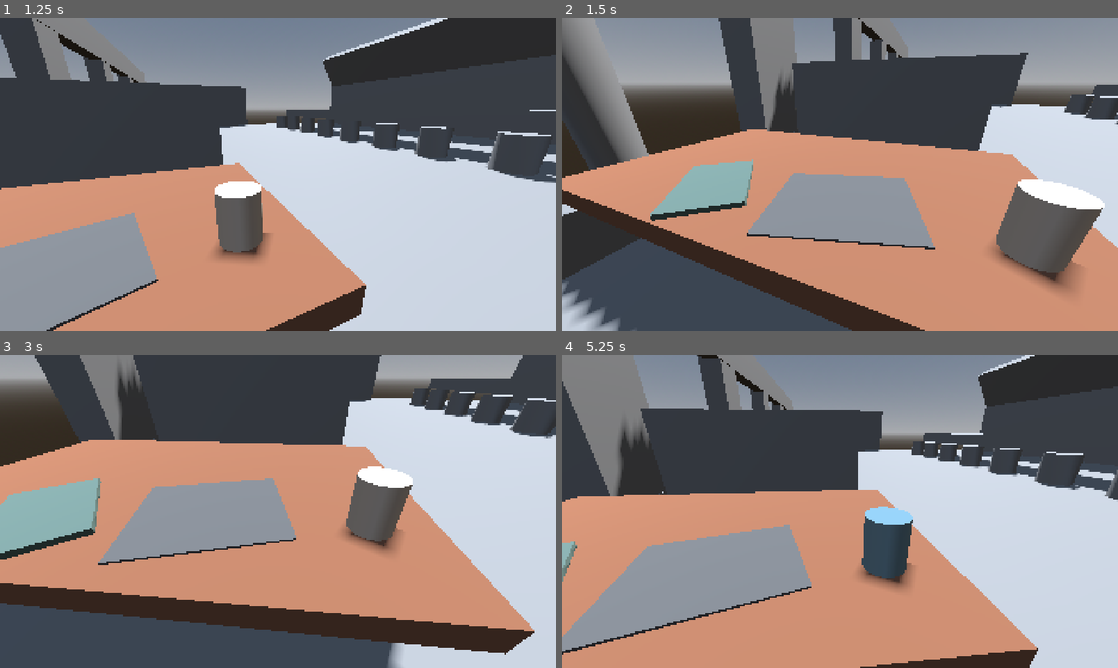
Above: before the commit, frames 1-4 (two rows, left to right).
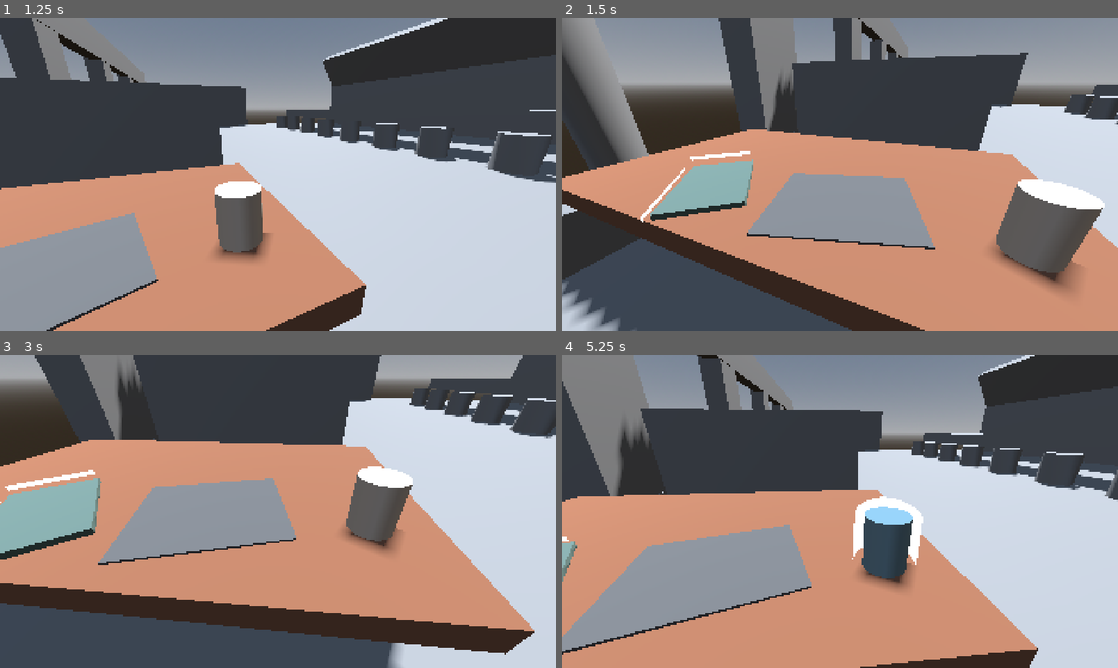
Above: after the commit, the same moments.

Repository: ShadowFlame-EthanG/comfy_autumn_jam_2026
Game: Godot game, scene res://Scenes/diner.tscn
Same seed, same stepped clock (60 frames per second), same inputs: the game is played once before the commit and once after it.
Inputs (mouse positions are in pixels of both pictures, inside the frame that each line leads up to):
- Up to frame 1 (1.25 s): tap Enter at 0.5 s; move the mouse to (400, 158) at 0.52 s; click (400, 158) at 0.67 s
- Up to frame 2 (1.5 s): tap Space at 1.25 s; move the mouse to (728, 190) at 1.27 s; click (728, 190) at 1.42 s
- Up to frame 3 (3 s): tap Enter at 2 s; move the mouse to (333, 442) at 2.02 s; click (333, 442) at 2.17 s; tap Space at 2.75 s; move the mouse to (250, 574) at 2.77 s; click (250, 574) at 2.92 s
- Up to frame 4 (5.25 s): tap Enter at 3.5 s; move the mouse to (1006, 558) at 3.52 s; click (1006, 558) at 3.67 s; tap Space at 4.25 s; move the mouse to (673, 464) at 4.27 s; click (673, 464) at 4.42 s; move the mouse to (867, 511) at 5.02 s; click (867, 511) at 5.17 s

Frame 1 is identical in both runs. In frame 2, 0.2% of the frame differs, in the area x 14-34%, y 42-66%; in frame 3, 0.2%; in frame 4, 0.8%, in the area x 0-65%, y 45-68%.

Commit message:
Fixed highlighting!

Diff:
--- a/comfy-autumn-jam-noire/Materials/selection.tres
+++ b/comfy-autumn-jam-noire/Materials/selection.tres
@@ -1,5 +1,14 @@
-[gd_resource type="StandardMaterial3D" format=3 uid="uid://b2ut5iouwuujc"]
+[gd_resource type="ShaderMaterial" format=3 uid="uid://b2ut5iouwuujc"]
+
+[ext_resource type="Shader" uid="uid://dr18eef5xx7c" path="res://Materials/Outline.tres" id="1_q3qwi"]
+
+[sub_resource type="StandardMaterial3D" id="StandardMaterial3D_q3qwi"]
+transparency = 1
+albedo_color = Color(0.14509805, 0.4745098, 0.6313726, 0.53333336)
 
 [resource]
-transparency = 1
-albedo_color = Color(0.14509805, 0.4745098, 0.6313726, 0.53333336)
+render_priority = 0
+next_pass = SubResource("StandardMaterial3D_q3qwi")
+shader = ExtResource("1_q3qwi")
+shader_parameter/outline_color = Color(1, 1, 1, 1)
+shader_parameter/outline_width = 6.0
